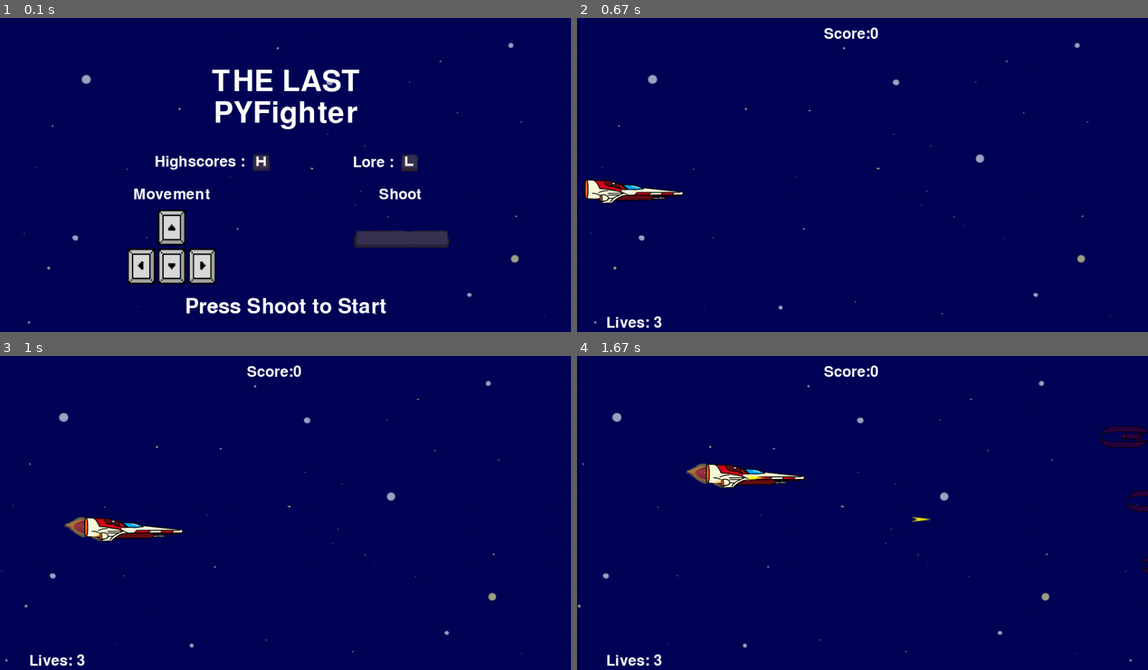
Above: before the commit, frames 1-4 (two rows, left to right).
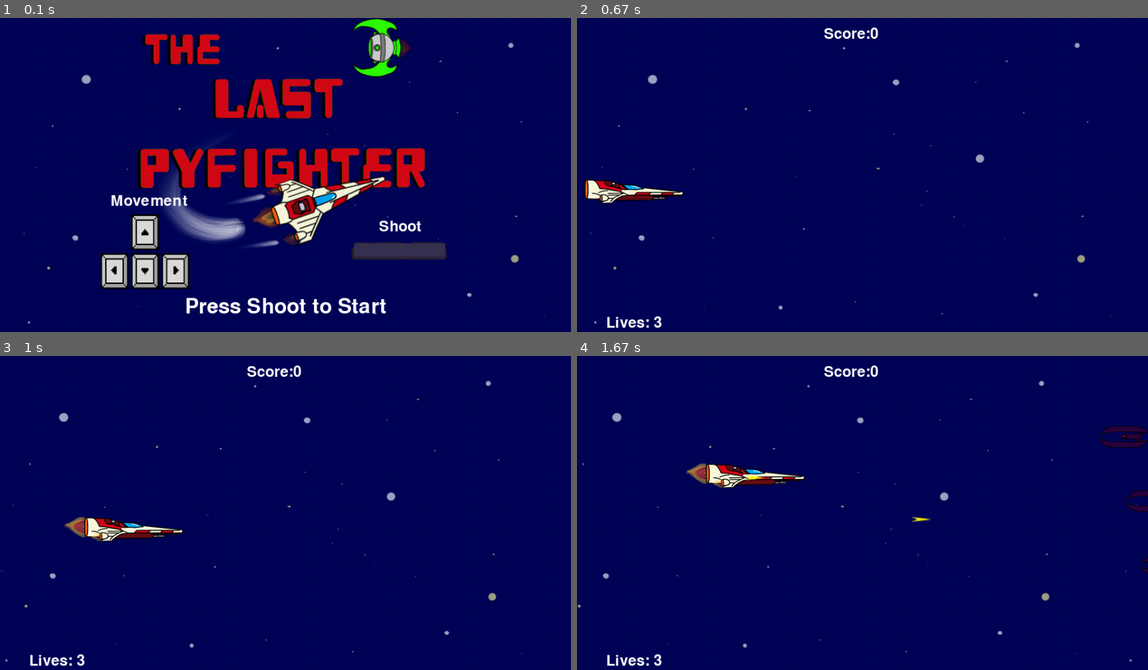
Above: after the commit, the same moments.

Repository: Demi-hero/UoN_Game_Project
Game: pygame game, started from Main.py
The game is run twice, just before and just after one commit, with the same random seed, the same clock (stepped at 60 frames per second) and the same inputs.
Inputs (mouse positions are in pixels of both pictures, inside the frame that each line leads up to):
- Up to frame 1 (0.1 s): no input
- Up to frame 2 (0.67 s): tap Space at 0.33 s
- Up to frame 3 (1 s): hold Right from 0.67 s (still down); move the mouse to (468, 506) at 0.7 s
- Up to frame 4 (1.67 s): release Right at 1.13 s; hold Up 1.22-1.52 s; move the mouse to (725, 519) at 1.25 s; tap Space at 1.28, 1.62 s; hold Right from 1.55 s (still down); move the mouse to (685, 469) at 1.58 s

The runs differ from the first frame. In frame 1, 18% of the frame differs, in the area x 17-79%, y 0-87%; in frame 2, nothing differs; in frame 3, nothing differs; in frame 4, nothing differs.

Commit message:
Update to Title Screen

Diff:
--- a/Game_Data.py
+++ b/Game_Data.py
@@ -23,6 +23,7 @@
         self.h = pyg.image.load(os.path.join("images", "h.png"))
         self.l = pyg.image.load(os.path.join("images", "L.png"))
         self.space = pyg.image.load(os.path.join("images", "spacebar.png"))
+        self.title = pyg.image.load(os.path.join("images", "Title.png"))
 
 
 class Player:
--- a/event_handler.py
+++ b/event_handler.py
@@ -66,8 +66,10 @@
         self.high_score = self.score
         while self.altering_name:
             self.game_over_display()
-            self.message_display("NEW TOP SCORE: {}!".format(self.score), .55)
-            self.message_display("Player Name: {}".format(Game_Data.player1.player_name), .5, .5)
+            self.message_display("YOU MADE THE SCORE BOARD WITH: {}!".format(self.score), .45)
+            self.message_display("PLEASE ENTER YOUR NAME", .5, .5)
+            self.message_display("Player Name: {}".format(Game_Data.player1.player_name), .55, .55)
+
             for event in pyg.event.get():
                 if event.type == pyg.KEYDOWN:
                     if len(Game_Data.player1.player_name) > 3:
@@ -106,16 +108,15 @@
     def on_startup(self):
         self._display_surf.blit(Game_Data.background.bg1, (Game_Data.background.bg1_x, 0))
         self._display_surf.blit(Game_Data.background.bg2, (Game_Data.background.bg2_x, 0))
-        self.message_display("THE LAST", yloc=.2, size=50)
-        self.message_display("PYFighter", yloc=.3, size=50)
-        self.message_display("Highscores :",xloc=.35)
-        self.message_display(" Lore :", xloc=.65)
-        self.message_display("Movement", yloc=.55, xloc=.3)
-        self.message_display("Shoot", yloc=.55, xloc=.7)
-        self._display_surf.blit(Game_Data.startup.arrows, (205, 312))
-        self._display_surf.blit(Game_Data.startup.h, (425, 228))
-        self._display_surf.blit(Game_Data.startup.l, (675, 228))
-        self._display_surf.blit(Game_Data.startup.space, (595, 355))
+        # self.message_display("Highscores :",xloc=.35)
+        # self.message_display(" Lore :", xloc=.65)
+        self.message_display("Movement", yloc=.57, xloc=.26)
+        self.message_display("Shoot", yloc=.65, xloc=.7)
+        self._display_surf.blit(Game_Data.startup.title, (221, 0))
+        self._display_surf.blit(Game_Data.startup.arrows, (160, 320))
+        # self._display_surf.blit(Game_Data.startup.h, (425, 228))
+        # self._display_surf.blit(Game_Data.startup.l, (675, 228))
+        self._display_surf.blit(Game_Data.startup.space, (591, 375))
         self.message_display("Press Shoot to Start", .9, size=35)
         pyg.display.flip()
         while self.startup:
--- a/highscore.csv
+++ b/highscore.csv
@@ -1,6 +1,8 @@
 team,5800
 Jes,3200
 nate,3000
+Ally,2500
 Peter,2200
 NATE,2000
+sunn,2000
 Nate,1200
Binary file added: images/title.png
